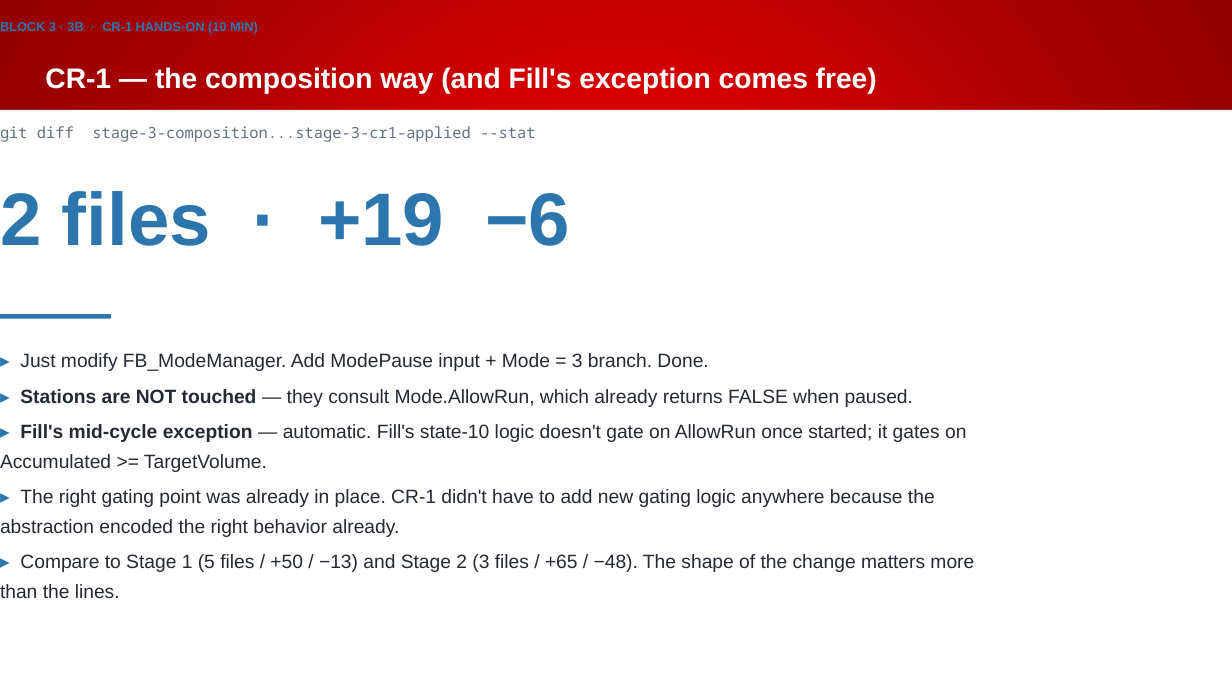
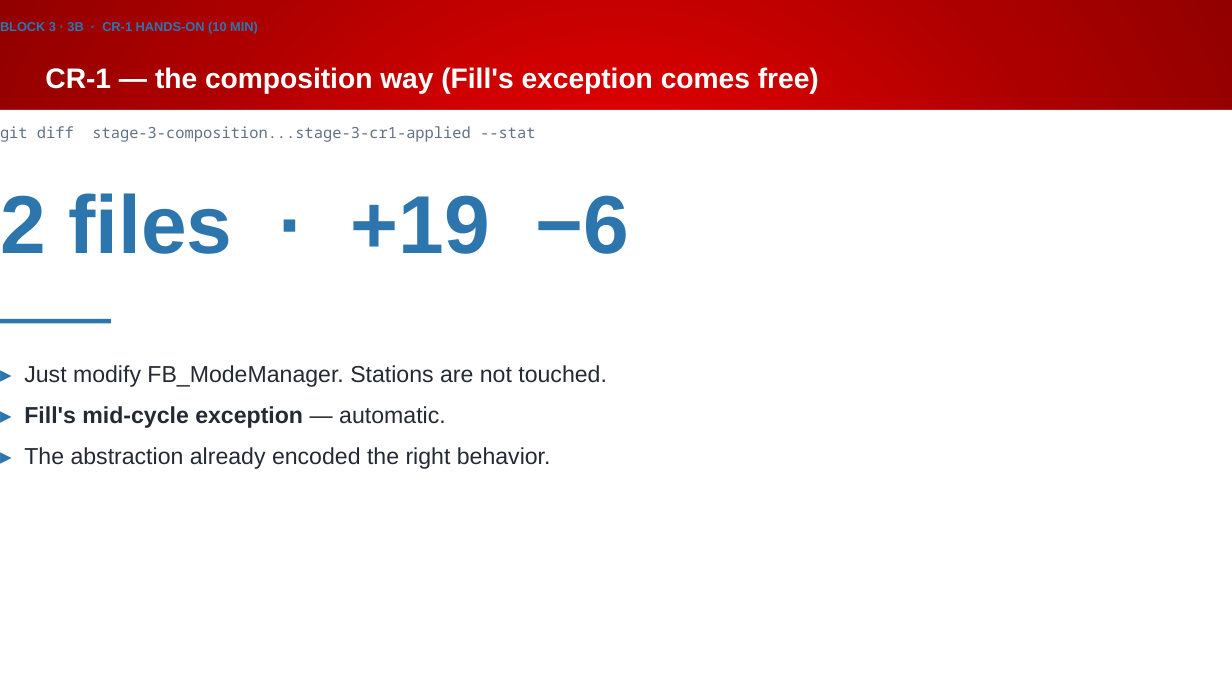
Before and after one commit to Beckhoff-USA-Community/Procedural_To_SOLID, a slide deck: slide 48 of presentation/NEM2026_workshop.pptx. Drawn at 1232x693 pixels with LibreOffice and Linux fonts; fonts in the diff are those of the drawing; background and template pictures are left out. Boxes give left, top, right and bottom in pixels: in the first picture for what was removed or moved away, otherwise in the second. Text is boxed around its words. In the diff, an @@ line names an element or a change of style, - is before the commit and + after.

```diff
--- a/presentation/NEM2026_workshop.pptx
+++ b/presentation/NEM2026_workshop.pptx
@@ title at bbox=[45, 67, 819, 94]: text changed @@
-CR-1 — the composition way (and Fill's exception comes free)
+CR-1 — the composition way (Fill's exception comes free)
@@ text "2 files · +19 −6" at bbox=[0, 193, 630, 254]: size 58 to 64 pt @@
@@ rectangle: place and size @@
-rectangle at bbox=[0, 314, 111, 319]
+rectangle at bbox=[0, 319, 111, 323]
@@ text at bbox=[24, 365, 607, 469]: text changed; size 15 to 18 pt @@
-▸ Just modify FB_ModeManager. Add ModePause input + Mode = 3 branch. Done.
-▸ Stations are NOT touched — they consult Mode.AllowRun, which already returns FALSE when paused.
-▸ Fill's mid-cycle exception — automatic. Fill's state-10 logic doesn't gate on AllowRun once started; it gates on Accumulated >= TargetVolume.
-▸ The right gating point was already in place. CR-1 didn't have to add new gating logic anywhere because the abstraction encoded the right behavior already.
-▸ Compare to Stage 1 (5 files / +50 / −13) and Stage 2 (3 files / +65 / −48). The shape of the change matters more than the lines.
+▸ Just modify FB_ModeManager. Stations are not touched.
+▸ Fill's mid-cycle exception — automatic.
+▸ The abstraction already encoded the right behavior.
```
Also in this commit, not shown: 64 other slides changed, 1 other file.
